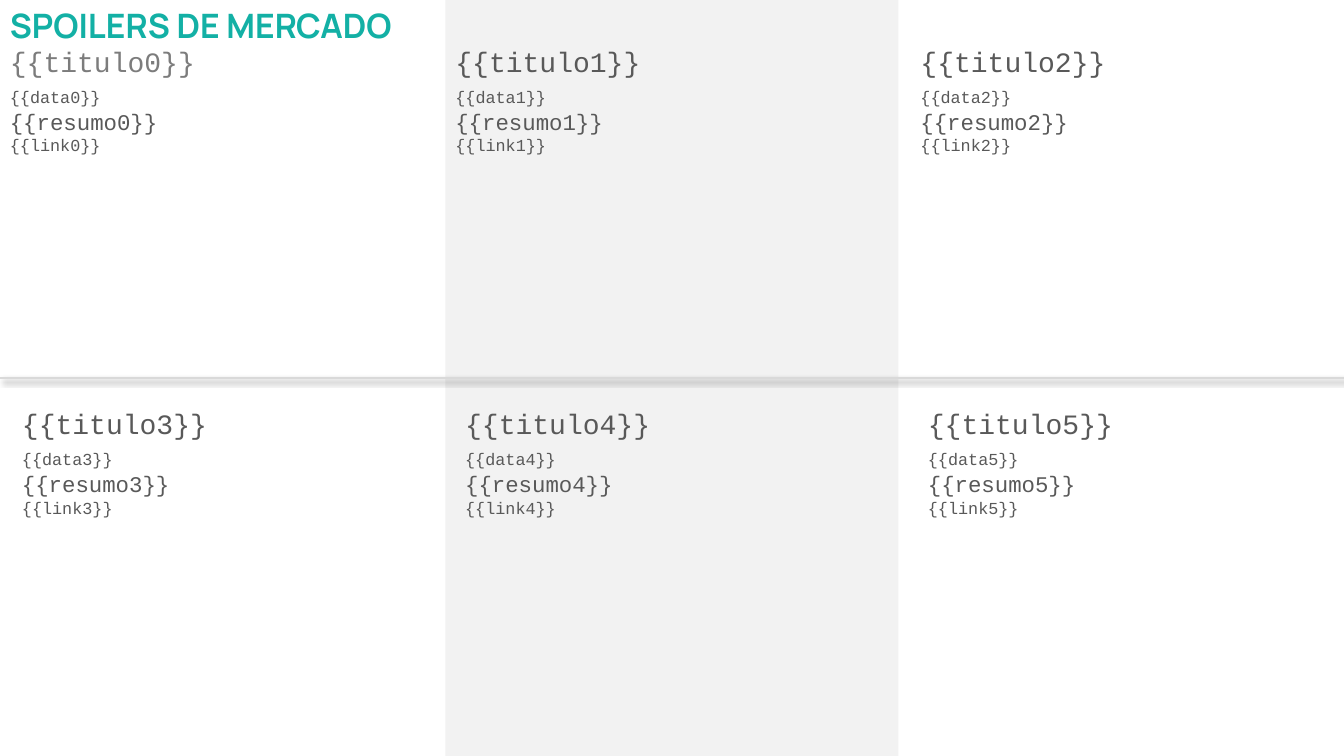
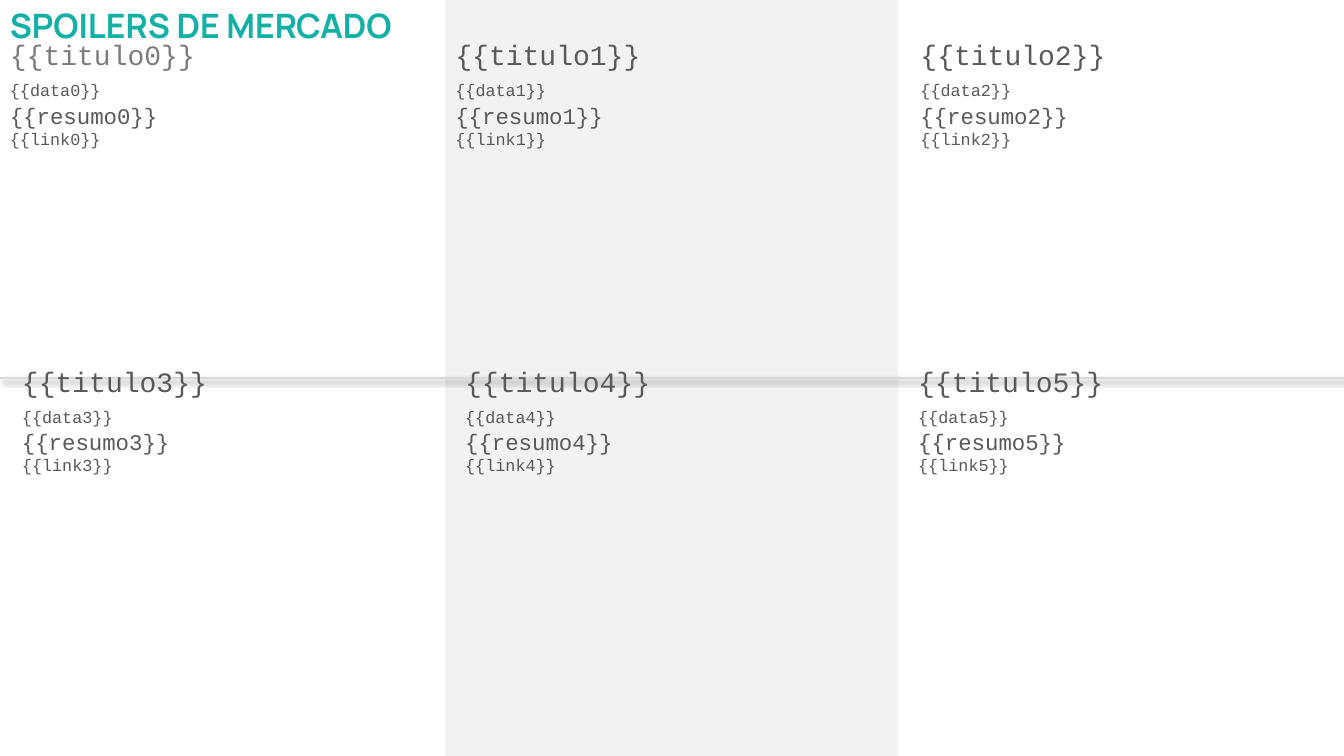
Before and after one commit to kamilypl/API-Python, a slide deck: slide 1 of template.pptx. Drawn at 1344x756 pixels with LibreOffice and Linux fonts; fonts in the diff are those of the drawing. Boxes give left, top, right and bottom in pixels: in the first picture for what was removed or moved away, otherwise in the second. Text is boxed around its words. In the diff, an @@ line names an element or a change of style, - is before the commit and + after.

Commit message:
deploy

```diff
--- a/template.pptx
+++ b/template.pptx
@@ 3 texts: place and size @@
-3 texts at (10,52,1105,155)
+3 texts at (10,46,1105,149)
@@ text "{{titulo3}}": place and size @@
-text "{{titulo3}}" at (22,414,207,518)
+text "{{titulo3}}" at (22,372,207,475)
@@ text "{{titulo4}}": place and size @@
-text "{{titulo4}}" at (465,414,650,518)
+text "{{titulo4}}" at (465,372,650,475)
@@ text "{{titulo5}}": place and size @@
-text "{{titulo5}}" at (928,414,1113,518)
+text "{{titulo5}}" at (918,372,1103,475)
```
